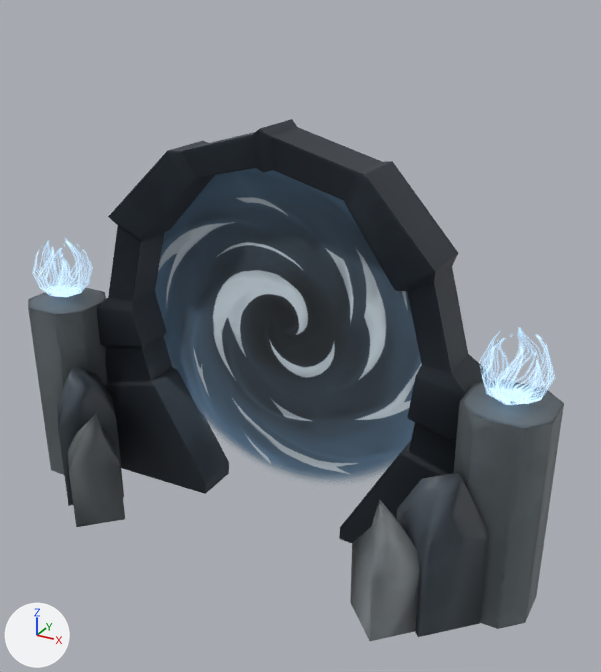
Two versions of the Blender file models/items/portal/portal.blend, one commit apart.
Before and after are seen from a camera (50 mm lens) standing at (0.25, -0.409, 0.343) and looking at (0.025, 0.0, 0.138). Arrows for +X, +Y and +Z are at lower left; the lights stay in place. The picture after the commit comes second.

Objects in the first picture: 'fire1.001', 'fire1.002', 'portal', 'spin'.
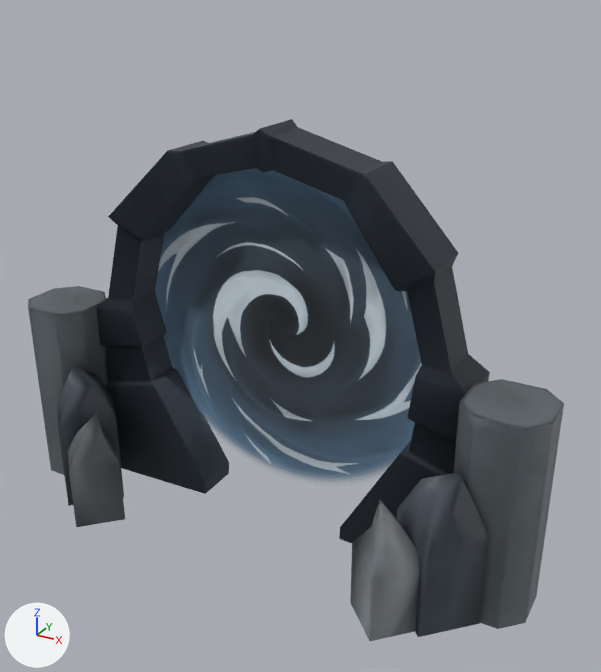
Where the newer file only moved an object's origin or applied its transform, the numbers keep the older frame.

The change in detail:
Object 'fire1.002' (ob_fire1_002) is deleted.
Object 'fire1.001' (ob_fire1_001) is deleted.

Pixel boxes (x1, y1, x2, y2) of what changed, in the pictures (601 x 672 px):
'fire1.002', deleted
    before: (480, 328, 555, 405)
'fire1.001', deleted
    before: (33, 238, 93, 297)
